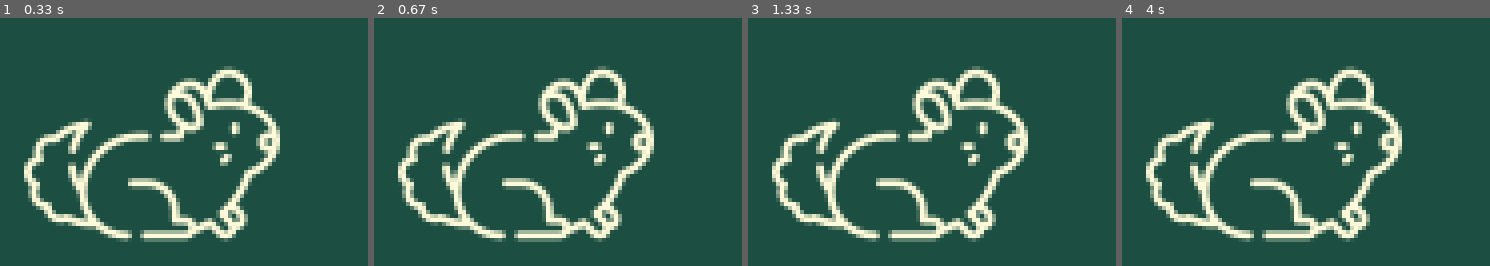
Above: before the commit, frames 1-4 (left to right).
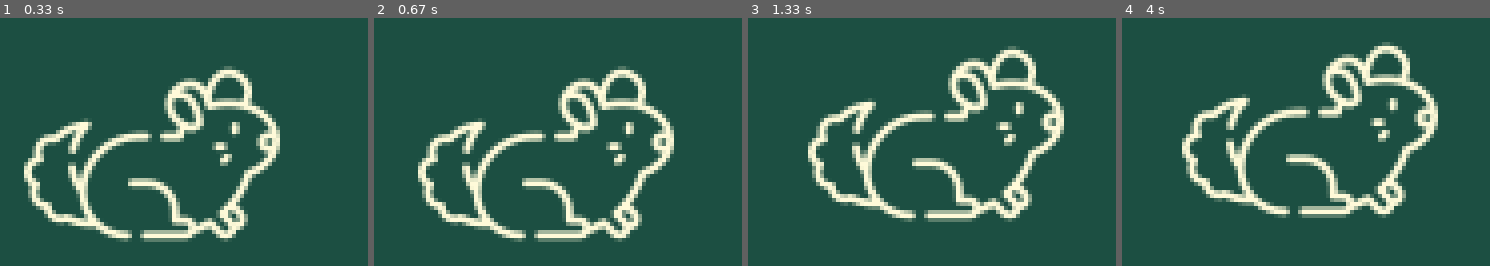
Above: after the commit, the same moments.

Repository: shavhp/WP1-CHILLASHOOTS
Game: pygame game, started from Sha_pygame_window.py
Same seed, same stepped clock (60 frames per second), same inputs: the game is played once before the commit and once after it.
Inputs:
- Up to frame 1 (0.33 s): no input
- Up to frame 2 (0.67 s): hold Right from 0.33 s (still down)
- Up to frame 3 (1.33 s): release Right at 0.8 s; hold Up 0.83-1.13 s; hold Right from 1.17 s (still down)
- Up to frame 4 (4 s): release Right at 1.63 s; hold Left 1.67-2.2 s; hold Down 2.23-2.53 s; hold Left 2.57-2.97 s; hold Up 3-3.37 s; hold Right from 3.4 s (still down)

Frame 1 is identical in both runs. In frame 2, 21% of the frame differs, in the area x 6-82%, y 19-91%; in frame 3, 23%; in frame 4, 23%, in the area x 6-86%, y 9-91%.

Commit message:
Feature: Makes sprite controllable with arrow keys

Diff:
--- a/Sha_pygame_window.py
+++ b/Sha_pygame_window.py
@@ -15,9 +15,11 @@
 player_img = pygame.image.load("chinchilla_sprite_sha.png")
 player_X_axis = 25
 player_Y_axis = 320
+player_X_axis_change = 0
+player_Y_axis_change = 0
 
 # Creates function for player to draw image of sprite icon
-def player(x,y):
+def player(x, y):
     SCREEN.blit(player_img, (x, y))
 
 # Main event loop, contains everything that has to stay infinitely consistent
@@ -35,29 +37,25 @@
         if event.type == pygame.QUIT:
             running = False
 
-        # Checks whether keystroke is left or right when pressed
-
-        '''
-
-        I have to fix this if-statement, because the screen closes
-
-        everytime I press an arrow key. I don't get to see the print
-
-        that says I have pressed left or right arrow or have let key
-
-        back up.
-
-        '''
+        # Checks whether keystroke is left, right, up or down when pressed
 
         if event.type == pygame.KEYDOWN:
             print("A keystroke")
             if event.key == pygame.K_LEFT:
-                print("Left arrow is pressed")
+                player_X_axis_change = -0.25
             if event.key == pygame.K_RIGHT:
-                print("Right arrow is pressed")
+                player_X_axis_change = 0.25
+            if event.key == pygame.K_UP:
+                player_Y_axis_change = -0.25
+            if event.key == pygame.K_DOWN:
+                player_Y_axis_change = 0.25
+
         if event.type == pygame.KEYUP:
-            if event.key == pygame.K_LEFT or event.key == pygame.K_RIGHT:
-                print("Keystroke has been released")
+            if event.key == pygame.K_LEFT or event.key == pygame.K_RIGHT or event.key == pygame.K_UP or event.key == pygame.K_DOWN:
+                player_X_axis_change = 0
+                player_Y_axis_change = 0
 
+    player_X_axis += player_X_axis_change
+    player_Y_axis += player_Y_axis_change
     player(player_X_axis, player_Y_axis)
     pygame.display.update()
